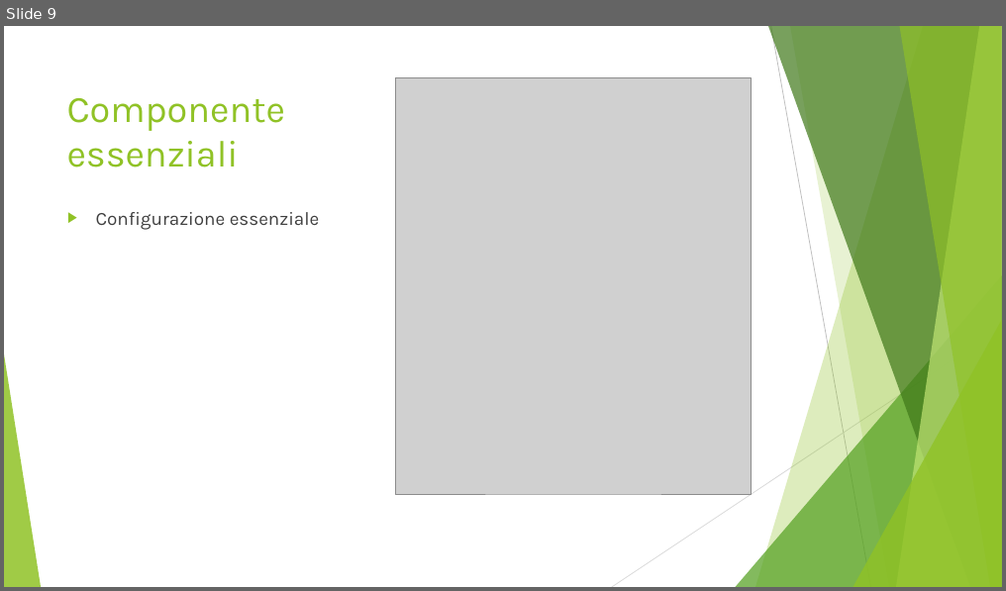
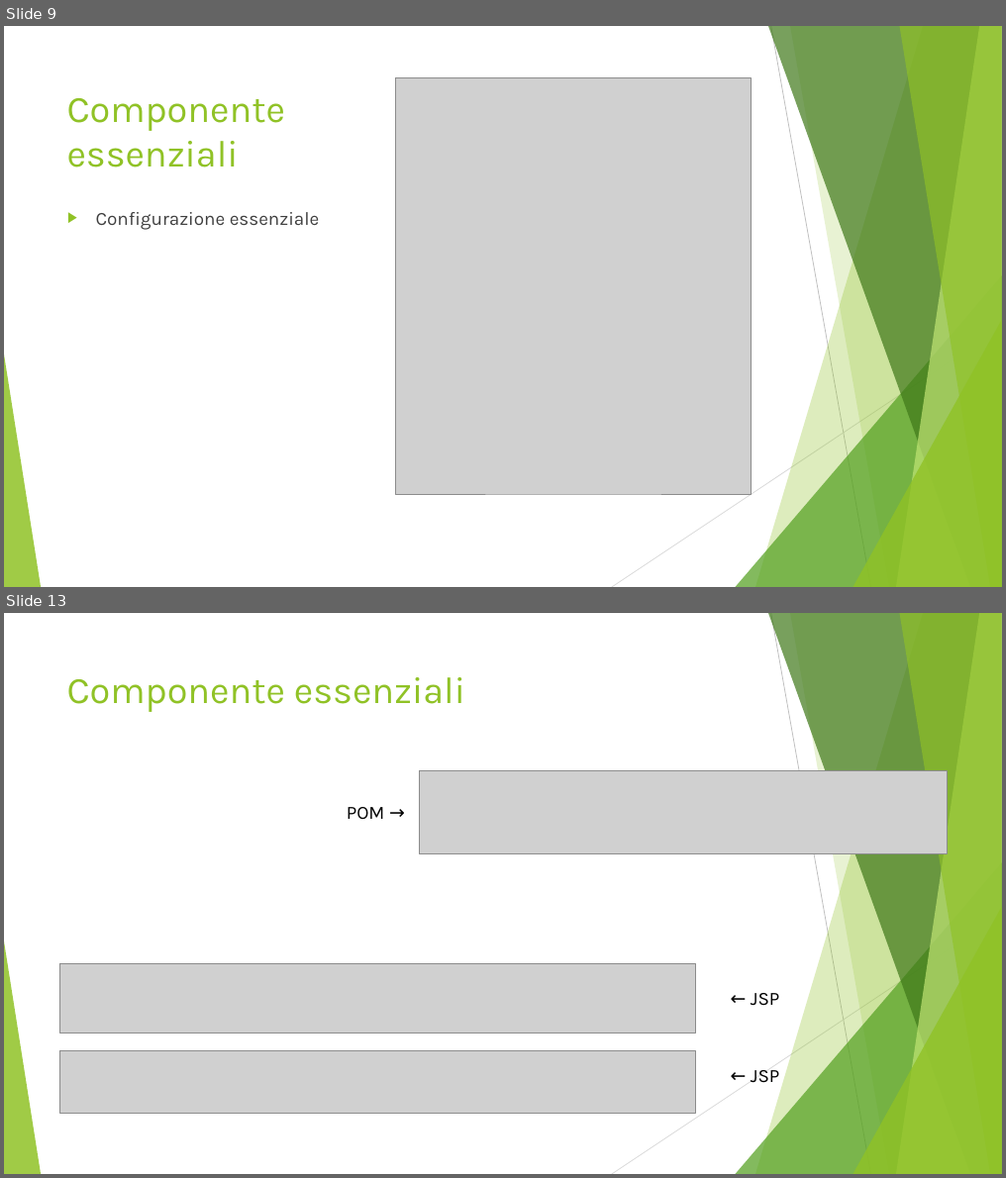
Before and after one commit to AlessandroS94/corso_21122022, a slide deck: Day 8/slide/Spring Boot Security.pptx. Shown one above the other, each under a label of ours: slide 9 before the commit, slides 9 and 13 after it; the slides between them are not shown. The pictures are 1006x591 and 1006x1178 pixels, drawn with LibreOffice and Linux fonts; fonts in the diff are those of the drawing; grey boxes stand for pictures. Boxes give left, top, right and bottom in pixels: in the first picture for what was removed or moved away, otherwise in the second. Text is boxed around its words. In the diff, an @@ line names an element or a change of style, - is before the commit and + after.

```diff
--- a/Day 8/slide/Spring Boot Security.pptx
+++ b/Day 8/slide/Spring Boot Security.pptx
@@ slide 13 added at (x1=4, y1=613, x2=1002, y2=1174), background #FFFFFF; not listed: 10 template elements that a slide beside it also shows @@
@@ title added at (x1=67, y1=677, x2=465, y2=712), 36 pt, text #90C226 @@
+Componente essenziali
@@ picture added at (x1=420, y1=771, x2=946, y2=854) @@
@@ text added at (x1=347, y1=807, x2=385, y2=820), 18 pt, text #000000 @@
+POM →
@@ picture added at (x1=59, y1=963, x2=696, y2=1033) @@
@@ text added at (x1=750, y1=993, x2=779, y2=1006), 18 pt, text #000000 @@
+← JSP
@@ picture added at (x1=59, y1=1051, x2=696, y2=1113) @@
@@ text added at (x1=750, y1=1070, x2=779, y2=1083), 18 pt, text #000000 @@
+← JSP
```
Also in this commit, not shown: 2 slides changed, 6 other slides added.
